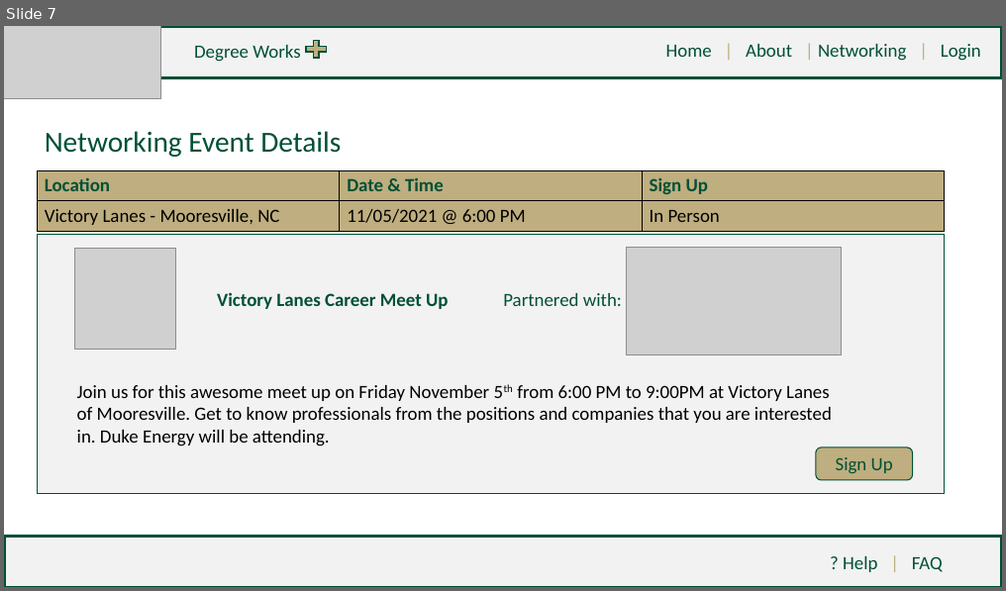
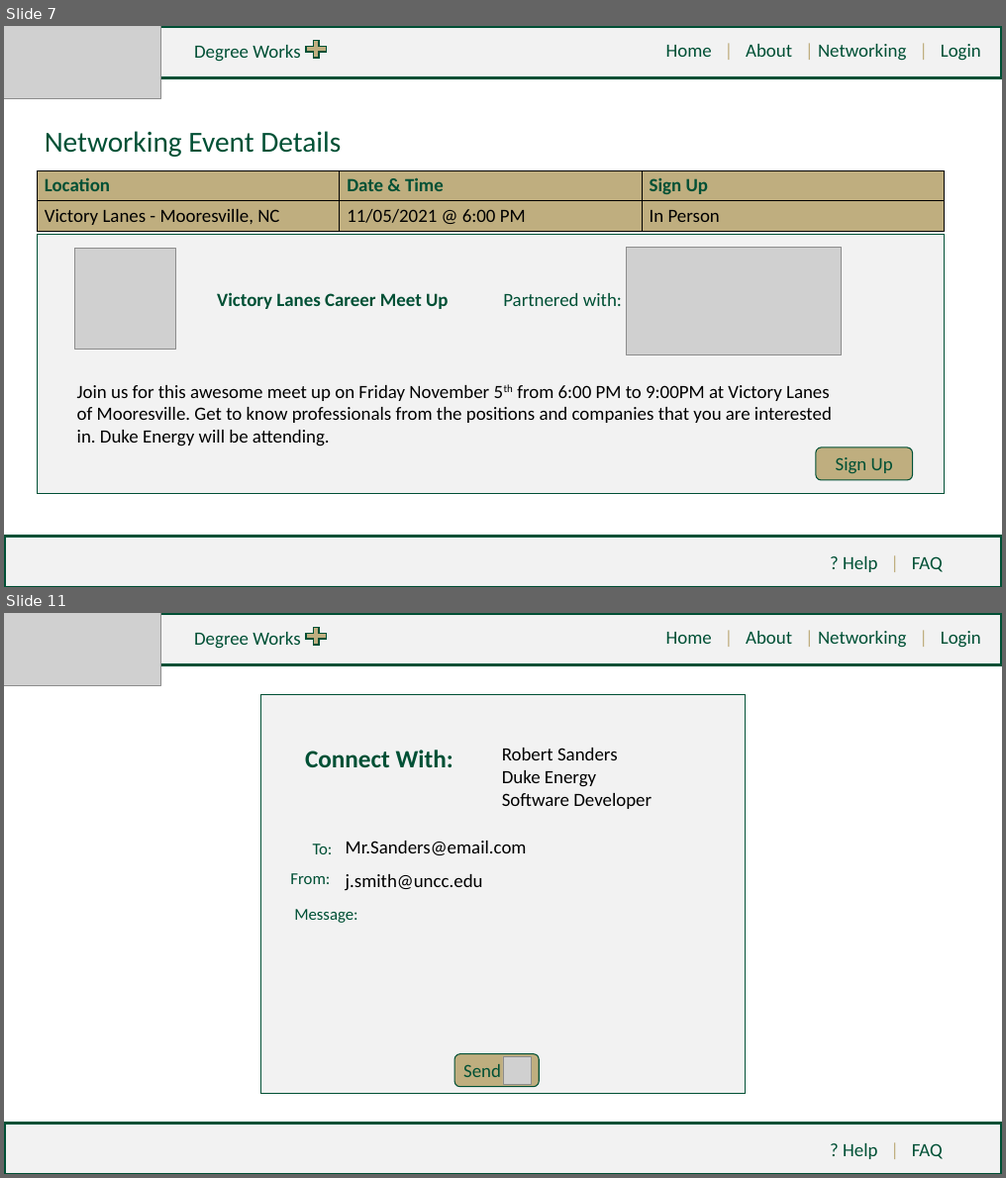
Before and after one commit to tcowie1/Group11-3155Repo, a slide deck: High-Fidelity/Group 11 - DegreeWorks PLUS High Fidelity.pptx. Shown one above the other, each under a label of ours: slide 7 before the commit, slides 7 and 11 after it; the slides between them are not shown. The pictures are 1006x591 and 1006x1178 pixels, drawn with LibreOffice and Linux fonts; fonts in the diff are those of the drawing; grey boxes stand for pictures. Boxes give left, top, right and bottom in pixels: in the first picture for what was removed or moved away, otherwise in the second. Text is boxed around its words. In the diff, an @@ line names an element or a change of style, - is before the commit and + after.

Commit message:
REV 2.03 Group 11 - Degree Works PLUS High Fidelity

```diff
--- a/High-Fidelity/Group 11 - DegreeWorks PLUS High Fidelity.pptx
+++ b/High-Fidelity/Group 11 - DegreeWorks PLUS High Fidelity.pptx
@@ slide 11 added at <box>4,613,1002,1174</box>, background #FFFFFF @@
@@ rectangle added at <box>4,613,1002,664</box>, fill #F2F2F2, outline #005035 3 pt @@
@@ picture added at <box>4,613,160,685</box> @@
@@ text added at <box>194,632,300,649</box>, 18 pt, text #005035 @@
+Degree Works
@@ plus sign added at <box>303,624,330,648</box>, fill #BFAE7F, outline #005035 1.5 pt @@
@@ text added at <box>666,631,981,648</box>, 18 pt, text #005035 @@
+Home | About | Networking | Login
@@ rectangle added at <box>260,694,746,1093</box>, fill #F2F2F2, outline #005035 1 pt @@
@@ text added at <box>305,750,453,768</box>, 24 pt, text #005035, bold @@
+Connect With:
@@ text added at <box>502,748,651,809</box>, 18 pt, text #000000 @@
+Robert Sanders
+Duke Energy
+Software Developer
@@ text added at <box>313,844,333,855</box>, 16 pt, text #005035 @@
+To:
@@ text added at <box>346,841,527,856</box>, 18 pt, text #000000 @@
+Mr.Sanders@email.com
@@ text added at <box>290,873,330,884</box>, 16 pt, text #005035 @@
+From:
@@ text added at <box>346,874,483,890</box>, 18 pt, text #000000 @@
+j.smith@uncc.edu
@@ text added at <box>294,909,357,923</box>, 16 pt, text #005035 @@
+Message:
@@ rounded rectangle added at <box>454,1055,540,1087</box>, fill #BFAE7F, outline #005035 1 pt, 18 pt, text #005035 @@
+Send
@@ picture added at <box>503,1057,531,1084</box> @@
@@ rectangle added at <box>4,1124,1002,1174</box>, fill #F2F2F2, outline #005035 3 pt @@
@@ text added at <box>843,1144,943,1159</box>, 18 pt, text #005035 @@
+? Help | FAQ
```
Also in this commit, not shown: 8 slides changed, 2 other slides added.
